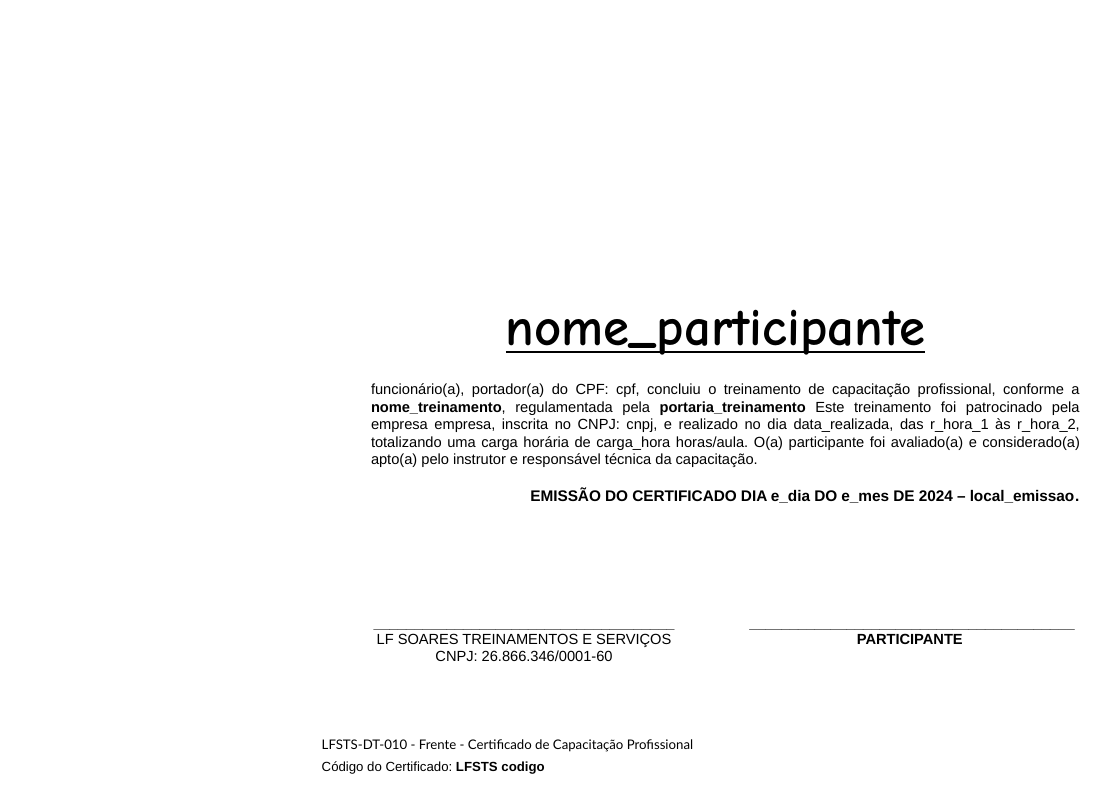
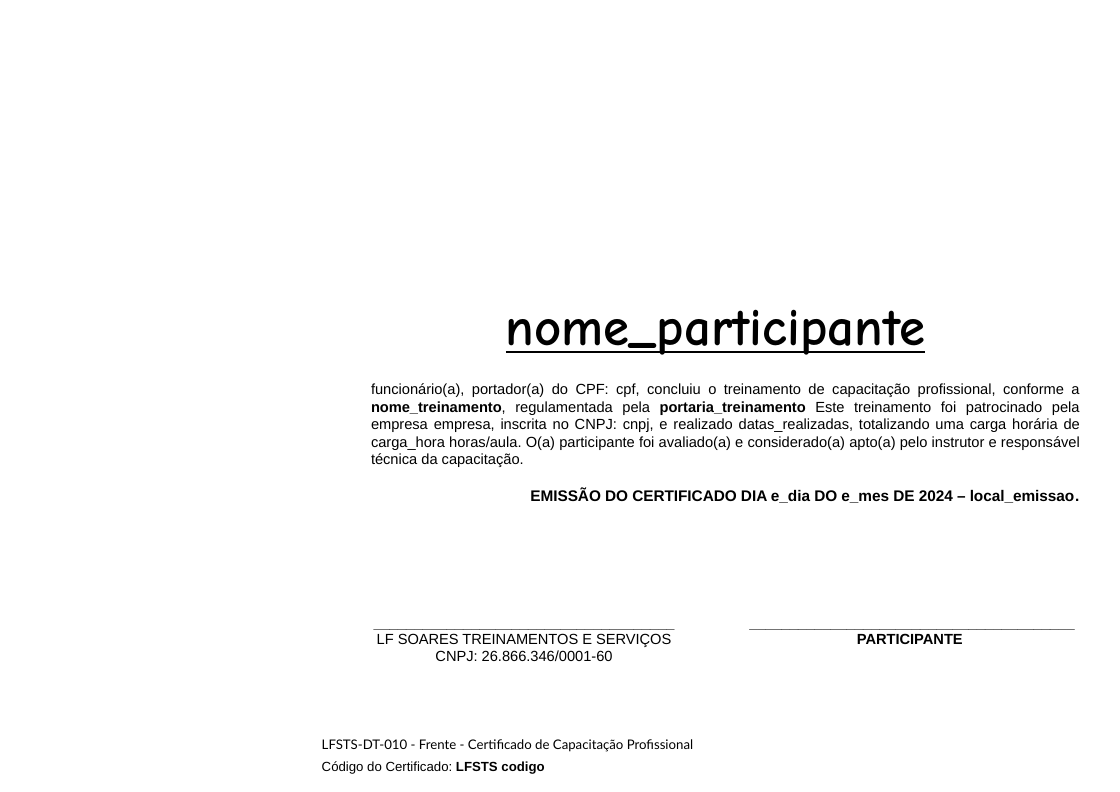
Before and after one commit to Programateca/lfsoares-front, a slide deck: slide 1 of public/templates/frente.pptx. Drawn at 1120x792 pixels with LibreOffice and Linux fonts; fonts in the diff are those of the drawing; background and template pictures are left out. Boxes give left, top, right and bottom in pixels: in the first picture for what was removed or moved away, otherwise in the second. Text is boxed around its words. In the diff, an @@ line names an element or a change of style, - is before the commit and + after.

Commit message:
refactor: rename dataRealizada to datas_realizadas in Certificados component

```diff
--- a/public/templates/frente.pptx
+++ b/public/templates/frente.pptx
@@ text at (371, 383, 1080, 467): text changed @@
-funcionário(a), portador(a) do CPF: cpf, concluiu o treinamento de capacitação profissional, conforme a nome_treinamento, regulamentada pela portaria_treinamento Este treinamento foi patrocinado pela empresa empresa, inscrita no CNPJ: cnpj, e realizado no dia data_realizada, das r_hora_1 às r_hora_2, totalizando uma carga horária de carga_hora horas/aula. O(a) participante foi avaliado(a) e considerado(a) apto(a) pelo instrutor e responsável técnica da capacitação.
+funcionário(a), portador(a) do CPF: cpf, concluiu o treinamento de capacitação profissional, conforme a nome_treinamento, regulamentada pela portaria_treinamento Este treinamento foi patrocinado pela empresa empresa, inscrita no CNPJ: cnpj, e realizado datas_realizadas, totalizando uma carga horária de carga_hora horas/aula. O(a) participante foi avaliado(a) e considerado(a) apto(a) pelo instrutor e responsável técnica da capacitação.
```
Also in this commit, not shown: 1 other file.
